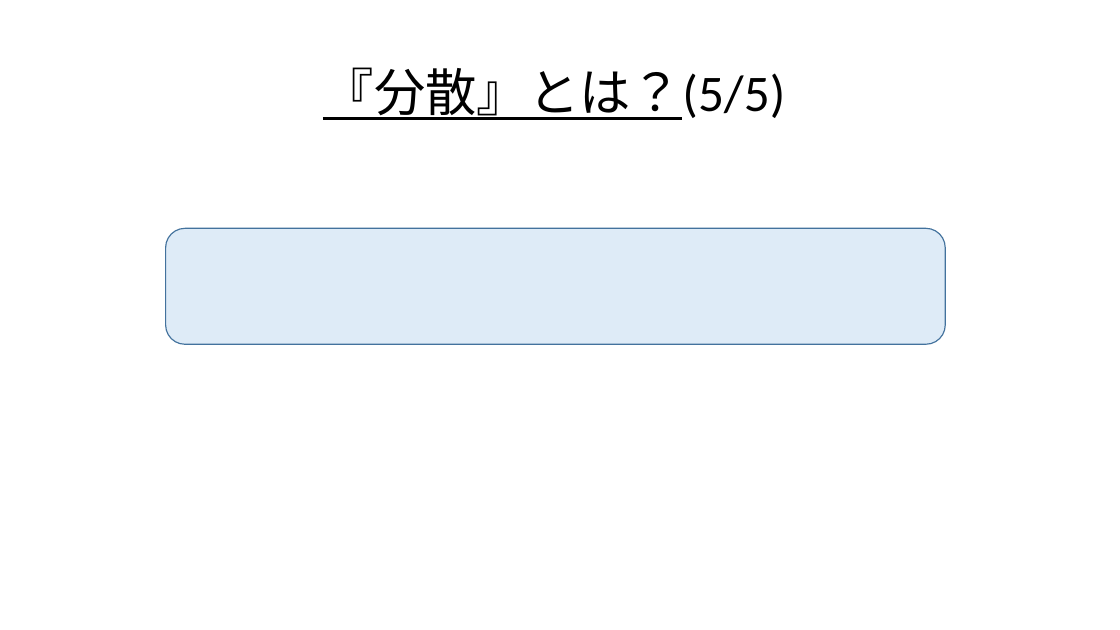
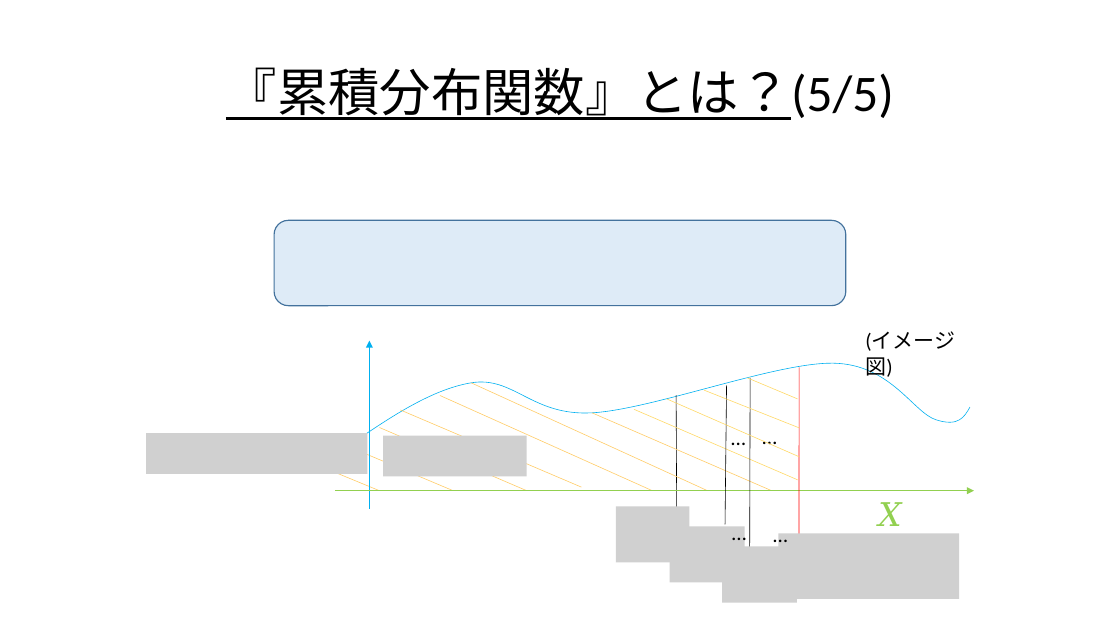
Before and after one commit to Ryo-KATAYAMA/Senior_Project, a slide deck: slide 35 of Chapter4_1.pptx. Drawn at 1120x630 pixels with LibreOffice and Linux fonts; fonts in the diff are those of the drawing; grey boxes stand for pictures. Boxes give left, top, right and bottom in pixels: in the first picture for what was removed or moved away, otherwise in the second. Text is boxed around its words. In the diff, an @@ line names an element or a change of style, - is before the commit and + after.

```diff
--- a/Chapter4_1.pptx
+++ b/Chapter4_1.pptx
@@ title at (226, 67, 894, 120): text changed @@
-『分散』とは？(5/5)
+『累積分布関数』とは？(5/5)
@@ rounded rectangle: place and size @@
-rounded rectangle at (166, 229, 945, 344)
+rounded rectangle at (274, 220, 846, 306)
@@ text added at (865, 331, 955, 379), 18 pt, text #000000 @@
+(イメージ図)
@@ group added at (146, 341, 974, 602): 15 lines, 6 pictures, 5 texts, 2 arrows, 1 freeform shape @@
+𝑋
+…
+…
+…
+…
```
Also in this commit, not shown: 25 other slides changed, 13 slides added, 23 slides removed.
